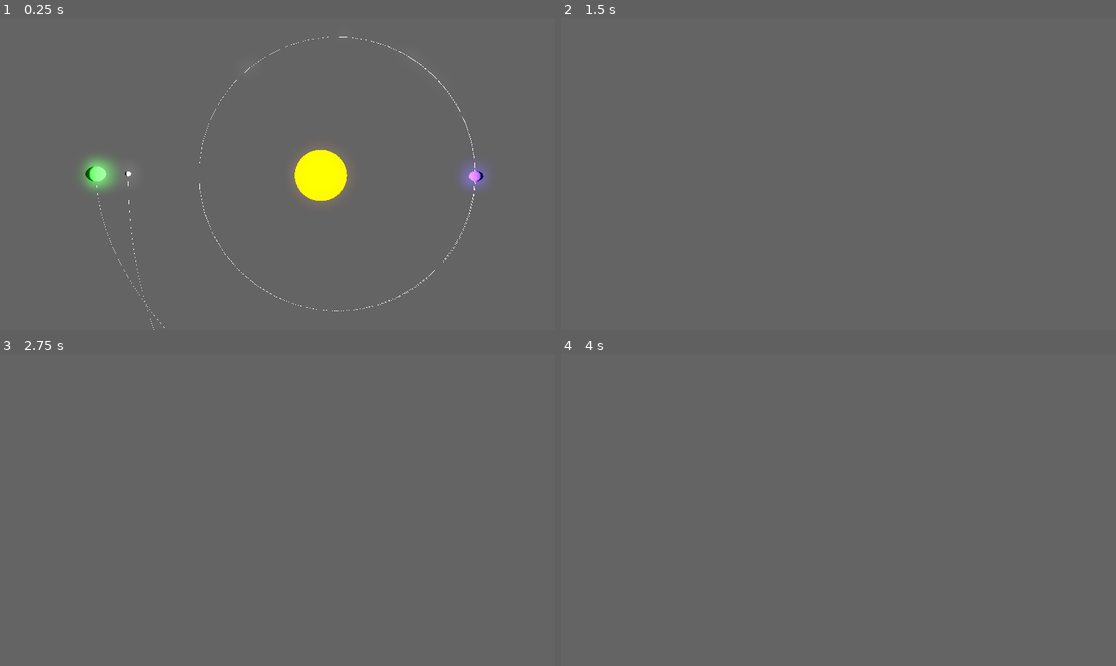
Above: before the commit, frames 1-4 (two rows, left to right).
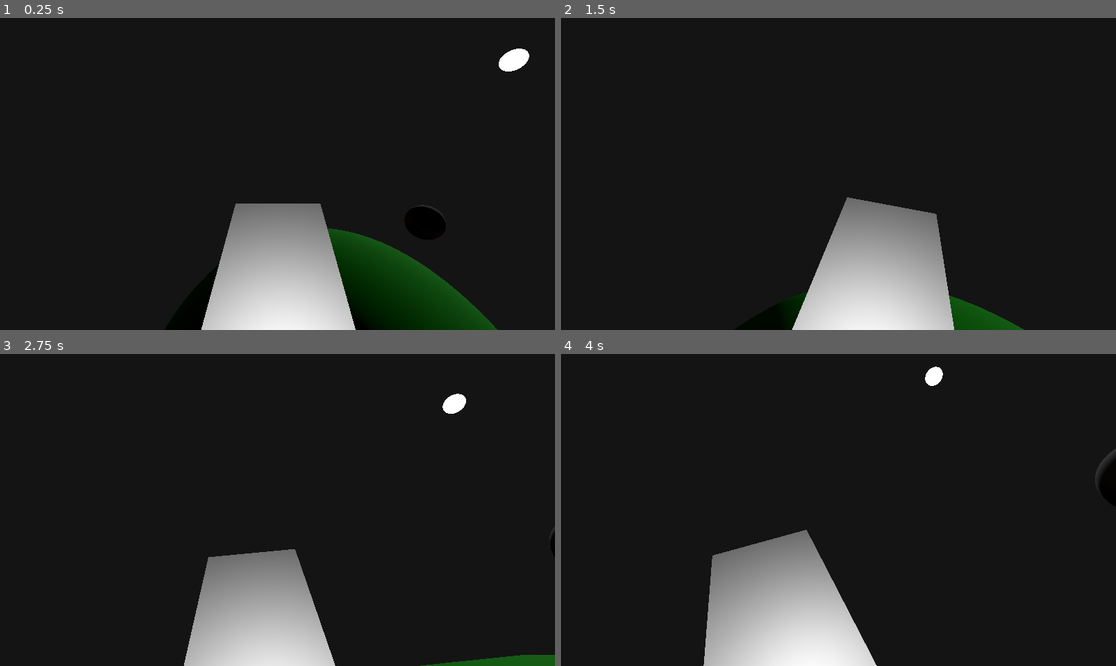
Above: after the commit, the same moments.

Repository: AcctForJudge/Planetary-Gravity-Simulation
Game: Godot game, scene res://Universe/universe.tscn
Two runs of this game, one before a commit and one after it. Both use one fixed random seed, a clock stepped at 60 frames per second and the inputs below.
Inputs (mouse positions are in pixels of both pictures, inside the frame that each line leads up to):
- Up to frame 1 (0.25 s): no input
- Up to frame 2 (1.5 s): tap Enter at 0.5 s; move the mouse to (866, 174) at 0.52 s; hold W (forward) from 0.53 s (still down); tap P (play) at 0.6 s; click (866, 174) at 0.67 s; move the mouse to (810, 174) at 1.27 s; tap H (hide) at 1.35 s; click (810, 174) at 1.42 s
- Up to frame 3 (2.75 s): keep holding W (forward); tap P (play) at 1.55, 2.1 s; move the mouse to (288, 503) at 2.02 s; click (288, 503) at 2.17 s
- Up to frame 4 (4 s): keep holding W (forward); move the mouse to (832, 516) at 2.77 s; tap V (view_mode) at 2.85 s; click (832, 516) at 2.92 s; tap P (play) at 3.05, 3.6 s; move the mouse to (877, 513) at 3.52 s; click (877, 513) at 3.67 s

The runs differ from the first frame. In frame 1, 99% of the frame differs, in the area x 0-100%, y 0-100%; in frame 2, 99%; in frame 3, 99%; in frame 4, 99%.

Commit message:
trying to make a spaceship, also changed some values and distances

Diff:
--- a/HeavenlyBody/heavenly_body.gd
+++ b/HeavenlyBody/heavenly_body.gd
@@ -11,17 +11,27 @@
 	set(value):
 		radius = value if value > 0 else 0.0001
 		values_changed()
+@export_category("Velocity")
 @export var initial_velocity := Vector3.ZERO:
 	set(value):
 		initial_velocity = value
 		values_changed()
+@export_category("Terrain")
+@export var is_star := false
+@export var fnl := FastNoiseLite.new():
+	set(value):
+		fnl = value
+		#generate()
 
 var velocity := Vector3.ZERO
+var mdt = MeshDataTool.new()
 
+var collision_shape_3d := CollisionShape3D.new()
 # Called when the node enters the scene tree for the first time.
 func _ready() -> void:
-	pass # Replace with function body.
-
+	var col := StaticBody3D.new()
+	add_child(col)
+	col.add_child(collision_shape_3d)
 
 # Called every frame. 'delta' is the elapsed time since the previous frame.
 func _process(_delta: float) -> void:
@@ -39,9 +49,49 @@
 func update_position(delta: float):
 	position += velocity * delta
 
+func generate():
+	var arr_mesh = ArrayMesh.new()
+	arr_mesh.add_surface_from_arrays(Mesh.PRIMITIVE_TRIANGLES, mesh.surface_get_arrays(0))
+	mdt.create_from_surface(arr_mesh, 0)
+	for i in range(mdt.get_vertex_count()):
+		var vertex = mdt.get_vertex(i).normalized()
+		# Push out vertex by noise.
+		vertex = vertex * (pow(2, fnl.get_noise_3dv(vertex) * 2)+ radius)
+		mdt.set_vertex(i, vertex)
+
+	# Calculate vertex normals, face-by-face.
+	for i in range(mdt.get_face_count()):
+		# Get the index in the vertex array.
+		var a = mdt.get_face_vertex(i, 0)
+		var b = mdt.get_face_vertex(i, 1)
+		var c = mdt.get_face_vertex(i, 2)
+		# Get vertex position using vertex index.
+		var ap = mdt.get_vertex(a)
+		var bp = mdt.get_vertex(b)
+		var cp = mdt.get_vertex(c)
+		# Calculate face normal.
+		var n = (bp - cp).cross(ap - bp).normalized()
+		# Add face normal to current vertex normal.
+		# This will not result in perfect normals, but it will be close.
+		mdt.set_vertex_normal(a, n + mdt.get_vertex_normal(a))
+		mdt.set_vertex_normal(b, n + mdt.get_vertex_normal(b))
+		mdt.set_vertex_normal(c, n + mdt.get_vertex_normal(c))
+
+	# Run through vertices one last time to normalize normals and
+	# set color to normal.
+	for i in range(mdt.get_vertex_count()):
+		var v = mdt.get_vertex_normal(i).normalized()
+		mdt.set_vertex_normal(i, v)
+		mdt.set_vertex_color(i, Color(v.x, v.y, v.z))
+	arr_mesh.clear_surfaces()
+	mdt.commit_to_surface(arr_mesh)
+	mesh = arr_mesh
+	collision_shape_3d.shape = mesh.create_trimesh_shape()
 
 func values_changed():
 	if mesh is SphereMesh:
 		mesh.radius = radius
 		mesh.height = radius * 2
 	velocity = initial_velocity
+	collision_shape_3d.shape = SphereShape3D.new()
+	collision_shape_3d.shape.radius = radius
--- a/HeavenlyBody/heavenly_body.tscn
+++ b/HeavenlyBody/heavenly_body.tscn
@@ -1,16 +1,9 @@
-[gd_scene load_steps=4 format=3 uid="uid://irg3s83o3d8j"]
+[gd_scene load_steps=3 format=3 uid="uid://irg3s83o3d8j"]
 
 [ext_resource type="Script" uid="uid://6ab6gpfo0tx5" path="res://HeavenlyBody/heavenly_body.gd" id="1_uurpi"]
 
-[sub_resource type="StandardMaterial3D" id="StandardMaterial3D_j7b5l"]
-resource_local_to_scene = true
-
-[sub_resource type="SphereMesh" id="SphereMesh_uurpi"]
-resource_local_to_scene = true
-radius = 1.0
-height = 2.0
+[sub_resource type="FastNoiseLite" id="FastNoiseLite_uurpi"]
 
 [node name="HeavenlyBody" type="MeshInstance3D"]
-material_override = SubResource("StandardMaterial3D_j7b5l")
-mesh = SubResource("SphereMesh_uurpi")
 script = ExtResource("1_uurpi")
+fnl = SubResource("FastNoiseLite_uurpi")
--- /dev/null
+++ b/SpaceShip/spaceship.gd
@@ -0,0 +1,138 @@
+extends CharacterBody3D
+
+@export_category("speed")
+@export var horizontal_speed := 1
+@export var vertical_speed := 1
+@export var rot_speed := 1
+@export var mouse_sense := 0.005
+@export_category("Bodies")
+@export var body_containers: Node3D
+@export var universe: Universe
+
+var bodies: Array
+var look_rotation := Vector2.ZERO
+var mouse_captured := true
+var velocity_from_gravity := Vector3.ZERO
+var velocity_from_movement := Vector3.ZERO
+var main_body : HeavenlyBody
+var should_add_gravity := true
+var yaw: float
+@onready var cam: Node3D = $Cam
+@onready var head: Node3D = $Cam/Head
+
+func _ready() -> void:
+	yaw = rotation_degrees.y
+	look_rotation.y = cam.rotation.y
+	look_rotation.x = head.rotation.x
+	Input.mouse_mode = Input.MOUSE_MODE_CAPTURED
+	bodies = body_containers.get_children()
+	print(bodies)
+
+func _unhandled_input(event: InputEvent) -> void:
+	if event is InputEventMouseMotion and mouse_captured:
+		rotate_look(event.relative)
+	if Input.is_mouse_button_pressed(MOUSE_BUTTON_LEFT):
+		Input.mouse_mode = Input.MOUSE_MODE_CAPTURED
+		mouse_captured = true
+	if Input.is_mouse_button_pressed(MOUSE_BUTTON_RIGHT) or Input.is_physical_key_pressed(KEY_ESCAPE):
+		Input.mouse_mode = Input.MOUSE_MODE_VISIBLE
+		mouse_captured = false
+
+func _physics_process(delta: float) -> void:
+	handle_movement(delta)
+	if universe.play and should_add_gravity:
+		var forces: Array = []
+		var strongest_force := Vector3.ZERO
+		var second_strongest_force := Vector3.ZERO
+		for body in bodies:
+			var sqr_dist = position.distance_squared_to(body.position)
+			var dir = position.direction_to(body.position)
+			var force: Vector3 = dir * Universe.G * body.mass / sqr_dist # force = acc cuz mass cancel
+			forces.append(force)
+			if force.length_squared() > strongest_force.length_squared():
+				second_strongest_force = strongest_force
+				strongest_force = force
+				main_body = body
+
+		if strongest_force.length_squared() > second_strongest_force.length_squared() * 2:
+			velocity_from_gravity += strongest_force
+
+		else:
+			velocity_from_gravity += sum(forces)
+		#print()
+	if universe.play and should_add_gravity:
+		velocity = velocity_from_gravity + velocity_from_movement
+	else:
+		velocity = velocity_from_movement
+	#printt(velocity_from_movement, velocity_from_gravity)
+	#printt(velocity, velocity_from_gravity, velocity_from_movement)
+	print(should_add_gravity)
+	move_and_slide()
+
+func handle_movement(delta):
+	var x = Input.get_axis("left", "right")
+	var z = Input.get_axis("backward", "forward")
+	var y = Input.get_axis("up", "down")
+
+	if x > 0:
+		thrust_left()
+	elif x < 0:
+		thrust_right()
+	if y > 0:
+		thrust_up()
+	elif y < 0:
+		thrust_down()
+	if z > 0:
+		thrust_forwards()
+	elif z < 0:
+		thrust_backwards()
+	velocity_from_movement.x = clamp(velocity_from_movement.x, -20, 20)
+	velocity_from_movement.y = clamp(velocity_from_movement.y, -20, 20)
+	velocity_from_movement.z = clamp(velocity_from_movement.z, -20, 20)
+	if !(x or y or z):
+		velocity_from_movement = lerp(velocity_from_movement, Vector3.ZERO, delta * 2)
+
+
+func thrust_forwards():
+	velocity_from_movement += vertical_speed * -transform.basis.z
+func thrust_backwards():
+	velocity_from_movement += vertical_speed * transform.basis.z
+func thrust_left():
+	yaw -= rot_speed
+	rotation_degrees.y = lerp(rotation_degrees.y, yaw, rot_speed)
+func thrust_right():
+	yaw += rot_speed
+	rotation_degrees.y = lerp(rotation_degrees.y, yaw, rot_speed)
+func thrust_up():
+	velocity_from_movement += vertical_speed * -transform.basis.y
+func thrust_down():
+	velocity_from_movement += vertical_speed * transform.basis.y
+
+func rotate_look(rot_input : Vector2):
+	look_rotation.x -= rot_input.y * mouse_sense
+	look_rotation.x = clamp(look_rotation.x, deg_to_rad(-85), deg_to_rad(85))
+
+	look_rotation.y -= rot_input.x * mouse_sense
+	look_rotation.y = clamp(look_rotation.y, deg_to_rad(-85), deg_to_rad(85))
+
+	cam.transform.basis = Basis()
+	cam.rotate_y(look_rotation.y)
+	head.transform.basis = Basis()
+	head.rotate_x(look_rotation.x)
+
+func sum(array: Array) -> Vector3:
+	var s = Vector3.ZERO
+	for i in array:
+		s += i
+	return s
+
+
+func _on_area_3d_body_entered(_body: Node3D) -> void:
+	print("entered")
+
+	should_add_gravity = false
+	velocity_from_gravity = Vector3.ZERO
+
+func _on_area_3d_body_exited(_body: Node3D) -> void:
+	print_rich("[color=green]exitd[/color]")
+	should_add_gravity = true
--- /dev/null
+++ b/SpaceShip/spaceship.tscn
@@ -0,0 +1,49 @@
+[gd_scene load_steps=6 format=3 uid="uid://dwipajhr0a2xp"]
+
+[ext_resource type="Script" uid="uid://4n6vrylf8e46" path="res://SpaceShip/spaceship.gd" id="1_a5f6o"]
+
+[sub_resource type="StandardMaterial3D" id="StandardMaterial3D_a5f6o"]
+emission_enabled = true
+
+[sub_resource type="BoxMesh" id="BoxMesh_k0ly7"]
+size = Vector3(1.52, 0.61, 2.38)
+
+[sub_resource type="BoxShape3D" id="BoxShape3D_a5f6o"]
+size = Vector3(1.52, 0.61, 2.38)
+
+[sub_resource type="BoxShape3D" id="BoxShape3D_py7oe"]
+size = Vector3(2, 1, 2.5)
+
+[node name="SpaceShip" type="CharacterBody3D"]
+collision_layer = 2
+motion_mode = 1
+script = ExtResource("1_a5f6o")
+vertical_speed = 20
+
+[node name="MeshInstance3D" type="MeshInstance3D" parent="."]
+material_override = SubResource("StandardMaterial3D_a5f6o")
+mesh = SubResource("BoxMesh_k0ly7")
+
+[node name="CollisionShape3D" type="CollisionShape3D" parent="."]
+shape = SubResource("BoxShape3D_a5f6o")
+
+[node name="Cam" type="Node3D" parent="."]
+transform = Transform3D(1, 0, 0, 0, 0.99999994, 0, 0, 0, 0.99999994, 0, 2.667367, 1.8801417)
+
+[node name="Head" type="Node3D" parent="Cam"]
+transform = Transform3D(1, 0, 0, 0, 0.85405046, 0.52018994, 0, -0.52019006, 0.85405046, 0, 0, 0)
+
+[node name="Camera3D" type="Camera3D" parent="Cam/Head"]
+transform = Transform3D(1, 0, 7.450581e-09, 0, 1.0000001, 2.9802322e-08, 0, 0, 1.0000002, -0.008874863, 0.111249566, -0.20810175)
+current = true
+
+[node name="Area3D" type="Area3D" parent="."]
+
+[node name="CollisionShape3D" type="CollisionShape3D" parent="Area3D"]
+shape = SubResource("BoxShape3D_py7oe")
+
+[node name="OmniLight3D" type="OmniLight3D" parent="."]
+transform = Transform3D(0.99909186, 0, -0.042608038, 0, 1, 0, 0.042608038, 0, 0.99909186, 0.0585084, 1.2511338, 1.1244411)
+
+[connection signal="body_entered" from="Area3D" to="." method="_on_area_3d_body_entered"]
+[connection signal="body_exited" from="Area3D" to="." method="_on_area_3d_body_exited"]
--- a/Universe/universe.gd
+++ b/Universe/universe.gd
@@ -8,7 +8,7 @@
 	NONE,
 }
 
-const G = 6.67e-11
+const G = 1#6.67e-11
 
 @export_category("Reference")
 @export var relative_to_body: bool = false
@@ -21,6 +21,10 @@
 @export_range(0.01, 0.1, 0.01, "or_greater") var time_step : float = 0.01
 ## positions are added to array each process, but only the nth one will get added to the mesh
 @export var orbit_mode: Orbit = Orbit.FUTURE
+
+@export_category("generate_terrain Terrain")
+@export var generate_terrain := false
+@export var reset := false
 
 var orbit_mesh_steps := 2
 var all_bodies : Array[HeavenlyBody]
@@ -32,9 +36,9 @@
 var orbits_array: Array[Path3D]
 var mesh_instances_array: Array[MeshInstance3D]
 var viewport : Viewport
-
 @onready var heavenly_bodies_container: Node3D = $HeavenlyBodies
 @onready var orbits: Node3D = $Orbits
+
 # Called when the node enters the scene tree for the first time.
 func _ready() -> void:
 	for child in heavenly_bodies_container.get_children():
@@ -50,7 +54,6 @@
 			orbit.add_child(mesh_instance)
 			orbits_array.append(orbit)
 			mesh_instances_array.append(mesh_instance)
-
 			all_bodies.append(child)
 			body_positions.append([])
 	viewport = get_viewport()
@@ -68,8 +71,20 @@
 					last_orbit_mode = Orbit.FUTURE
 			Orbit.NONE:
 				hide_orbits()
-
-
+	if reset:
+		for body in heavenly_bodies_container.get_children():
+			body.mesh = SphereMesh.new()
+			body.mesh.radius = body.radius
+			body.mesh.height = body.radius * 2
+			body.collision_shape_3d.shape = SphereShape3D.new()
+			body.collision_shape_3d.shape.radius = body.radius
+		reset = false
+
+	if generate_terrain:
+		for body in heavenly_bodies_container.get_children():
+			if !body.is_star:
+				body.generate()
+		generate_terrain = false
 func _unhandled_input(_event: InputEvent) -> void:
 	if Input.is_action_just_pressed("play"):
 		play = !play
@@ -155,24 +170,24 @@
 
 func draw_orbits(i: int, draw_points: Array):
 	# some error occurs in the c++ source code when two successive points are the same
-	var dist = $Camera.position.distance_squared_to(orbits_array[i].position)
-	if dist < 2000:
-		orbit_mesh_steps = 2
-	elif dist < 4000:
-		orbit_mesh_steps = 3
-	else:
-		orbit_mesh_steps = 4
+	#var dist = $Camera.position.distance_squared_to(orbits_array[i].position)
+	#if dist < 2000:
+		#orbit_mesh_steps = 2
+	#elif dist < 4000:
+		#orbit_mesh_steps = 3
+	#else:
+		#orbit_mesh_steps = 4
 
 	var prev_pos: Vector3 = Vector3.ZERO
 	var curve := Curve3D.new()
 	var c = 0
 	for pos: Vector3 in draw_points[i]:
-		if !pos.is_equal_approx(prev_pos) and c % orbit_mesh_steps == 0:
+		if !pos.is_equal_approx(prev_pos) and c % 2 == 0:
 			curve.add_point(pos)
 		c += 1
 		prev_pos = pos
 	orbits_array[i].curve = curve
-	mesh_instances_array[i].mesh = generate_mesh(orbits_array[i])
+	mesh_instances_array[i].mesh = generate_mesh(orbits_array[i], 0.3)
 
 func hide_orbits():
 	for i in orbits.get_child_count():
--- a/Universe/universe.tscn
+++ b/Universe/universe.tscn
@@ -1,114 +1,128 @@
-[gd_scene load_steps=17 format=3 uid="uid://brx4cveefbkom"]
+[gd_scene load_steps=20 format=3 uid="uid://brx4cveefbkom"]
 
 [ext_resource type="Script" uid="uid://b5bfgoutmjrax" path="res://Universe/universe.gd" id="1_6q408"]
 [ext_resource type="Texture2D" uid="uid://c3whsjkev0age" path="res://Sky Panaromas/starmap_g4k.jpg" id="2_5gdbb"]
-[ext_resource type="PackedScene" uid="uid://irg3s83o3d8j" path="res://HeavenlyBody/heavenly_body.tscn" id="2_nyc2w"]
-[ext_resource type="PackedScene" uid="uid://xwftssu4hp7o" path="res://Camera/camera.tscn" id="3_h0gil"]
+[ext_resource type="PackedScene" uid="uid://dwipajhr0a2xp" path="res://SpaceShip/spaceship.tscn" id="4_5gdbb"]
 [ext_resource type="Script" uid="uid://6ab6gpfo0tx5" path="res://HeavenlyBody/heavenly_body.gd" id="4_6326s"]
 
-[sub_resource type="PanoramaSkyMaterial" id="PanoramaSkyMaterial_xs1tn"]
+[sub_resource type="PanoramaSkyMaterial" id="PanoramaSkyMaterial_5gdbb"]
 panorama = ExtResource("2_5gdbb")
 
-[sub_resource type="Sky" id="Sky_6326s"]
-sky_material = SubResource("PanoramaSkyMaterial_xs1tn")
+[sub_resource type="Sky" id="Sky_5gdbb"]
+sky_material = SubResource("PanoramaSkyMaterial_5gdbb")
 
 [sub_resource type="Environment" id="Environment_5gdbb"]
 background_mode = 1
 background_color = Color(0.07683582, 0.07683582, 0.0768358, 1)
-sky = SubResource("Sky_6326s")
+sky = SubResource("Sky_5gdbb")
 ambient_light_source = 3
-tonemap_mode = 2
-glow_enabled = true
-adjustment_enabled = true
+ssao_power = 0.016634947
+ssil_sharpness = 0.0
+ssil_normal_rejection = 0.0
+sdfgi_bounce_feedback = 0.0
+sdfgi_min_cell_size = 2.7112305
+
+[sub_resource type="StandardMaterial3D" id="StandardMaterial3D_6326s"]
+emission_enabled = true
+emission = Color(1, 1, 1, 1)
+emission_energy_multiplier = 16.0
+
+[sub_resource type="SphereMesh" id="SphereMesh_6326s"]
+radius = 100.0
+height = 200.0
+
+[sub_resource type="FastNoiseLite" id="FastNoiseLite_xs1tn"]
 
 [sub_resource type="StandardMaterial3D" id="StandardMaterial3D_5w2eq"]
-albedo_color = Color(1, 0.6156863, 0, 1)
-emission_enabled = true
-emission = Color(1, 0.6156863, 0, 1)
-emission_energy_multiplier = 1.5
+albedo_color = Color(0, 0, 1, 1)
 
-[sub_resource type="SphereMesh" id="SphereMesh_6326s"]
-resource_local_to_scene = true
+[sub_resource type="SphereMesh" id="SphereMesh_5gdbb"]
+radius = 20.0
+height = 40.0
+
+[sub_resource type="FastNoiseLite" id="FastNoiseLite_wn7ko"]
+
+[sub_resource type="StandardMaterial3D" id="StandardMaterial3D_5gdbb"]
+albedo_color = Color(0, 1, 0, 1)
+
+[sub_resource type="SphereMesh" id="SphereMesh_xs1tn"]
 radius = 50.0
 height = 100.0
 
-[sub_resource type="StandardMaterial3D" id="StandardMaterial3D_5gdbb"]
-resource_local_to_scene = true
-albedo_color = Color(0.21960784, 0, 1, 1)
+[sub_resource type="FastNoiseLite" id="FastNoiseLite_5w2eq"]
 
-[sub_resource type="SphereMesh" id="SphereMesh_xs1tn"]
-resource_local_to_scene = true
+[sub_resource type="StandardMaterial3D" id="StandardMaterial3D_xs1tn"]
+albedo_color = Color(0.62152386, 0.62152386, 0.6215238, 1)
+
+[sub_resource type="SphereMesh" id="SphereMesh_5w2eq"]
 radius = 10.0
 height = 20.0
 
-[sub_resource type="StandardMaterial3D" id="StandardMaterial3D_xs1tn"]
-albedo_color = Color(0, 1, 0, 1)
-
-[sub_resource type="SphereMesh" id="SphereMesh_5w2eq"]
-radius = 15.0
-height = 30.0
-
-[sub_resource type="StandardMaterial3D" id="StandardMaterial3D_p3x1f"]
-
-[sub_resource type="SphereMesh" id="SphereMesh_wn7ko"]
-radius = 5.0
-height = 10.0
+[sub_resource type="FastNoiseLite" id="FastNoiseLite_p3x1f"]
 
 [node name="Universe" type="Node3D" node_paths=PackedStringArray("central_body")]
 script = ExtResource("1_6q408")
 relative_to_body = true
-central_body = NodePath("HeavenlyBodies/Sun")
-time_step = 2.05
+central_body = NodePath("HeavenlyBodies/Planet2")
+orbit_mode = 2
 
 [node name="WorldEnvironment" type="WorldEnvironment" parent="."]
 environment = SubResource("Environment_5gdbb")
 
-[node name="Camera" parent="." instance=ExtResource("3_h0gil")]
-transform = Transform3D(1, 0, 0, 0, -4.3711385e-08, 0.99999994, 0, -0.99999994, -4.3711385e-08, -83.96838, 400, -2.7069511)
-move_speed = 100.0
-
 [node name="HeavenlyBodies" type="Node3D" parent="."]
 
-[node name="Sun" parent="HeavenlyBodies" instance=ExtResource("2_nyc2w")]
+[node name="Star" type="MeshInstance3D" parent="HeavenlyBodies"]
+material_override = SubResource("StandardMaterial3D_6326s")
+mesh = SubResource("SphereMesh_6326s")
+script = ExtResource("4_6326s")
+mass = 100000.0
+radius = 100.0
+is_star = true
+fnl = SubResource("FastNoiseLite_xs1tn")
+metadata/_custom_type_script = "uid://6ab6gpfo0tx5"
+
+[node name="OmniLight3D" type="OmniLight3D" parent="HeavenlyBodies/Star"]
+omni_range = 4096.0
+omni_attenuation = 0.1
+
+[node name="Planet" type="MeshInstance3D" parent="HeavenlyBodies"]
+transform = Transform3D(1, 0, 0, 0, 1, 0, 0, 0, 1, 0, 0, 1432.2361)
 material_override = SubResource("StandardMaterial3D_5w2eq")
-cast_shadow = 0
-mesh = SubResource("SphereMesh_6326s")
-skeleton = NodePath("../..")
-mass = 100000000000000.0
-radius = 50.0
+mesh = SubResource("SphereMesh_5gdbb")
+script = ExtResource("4_6326s")
+mass = 5000.0
+radius = 20.0
+initial_velocity = Vector3(-8.35, 0, 0)
+fnl = SubResource("FastNoiseLite_wn7ko")
+metadata/_custom_type_script = "uid://6ab6gpfo0tx5"
 
-[node name="OmniLight3D" type="OmniLight3D" parent="HeavenlyBodies/Sun"]
-light_energy = 16.0
-omni_range = 4096.0
-omni_attenuation = 0.016
-
-[node name="Planet" parent="HeavenlyBodies" instance=ExtResource("2_nyc2w")]
-transform = Transform3D(1, 0, 0, 0, 1, 0, 0, 0, 1, 306.598, 0, 1.533)
+[node name="Planet2" type="MeshInstance3D" parent="HeavenlyBodies"]
+transform = Transform3D(1, 0, 0, 0, 1, 0, 0, 0, 1, 0, 0, -3301.1255)
 material_override = SubResource("StandardMaterial3D_5gdbb")
 mesh = SubResource("SphereMesh_xs1tn")
-skeleton = NodePath("../Sun")
-mass = 100000000000.0
-radius = 10.0
-initial_velocity = Vector3(0, 0, 4.365)
+script = ExtResource("4_6326s")
+mass = 5000.0
+radius = 50.0
+initial_velocity = Vector3(-5.13, 0, 0)
+fnl = SubResource("FastNoiseLite_5w2eq")
+metadata/_custom_type_script = "uid://6ab6gpfo0tx5"
 
-[node name="Planet2" type="MeshInstance3D" parent="HeavenlyBodies"]
-transform = Transform3D(1, 0, 0, 0, 1, 0, 0, 0, 1, -441.08414, 0, -2.7069511)
+[node name="Moon" type="MeshInstance3D" parent="HeavenlyBodies"]
+transform = Transform3D(1, 0, 0, 0, 1, 0, 0, 0, 1, 0.38397217, 0, -3196.603)
 material_override = SubResource("StandardMaterial3D_xs1tn")
 mesh = SubResource("SphereMesh_5w2eq")
 script = ExtResource("4_6326s")
-mass = 1000000000000.0
-radius = 15.0
-initial_velocity = Vector3(0, 0, 4.095)
-metadata/_custom_type_script = "uid://6ab6gpfo0tx5"
-
-[node name="Moon" type="MeshInstance3D" parent="HeavenlyBodies"]
-transform = Transform3D(1, 0, 0, 0, 1, 0, 0, 0, 1, -378.3215, 0, -3.0947309)
-material_override = SubResource("StandardMaterial3D_p3x1f")
-mesh = SubResource("SphereMesh_wn7ko")
-script = ExtResource("4_6326s")
-mass = 1000000000000.0
-radius = 5.0
-initial_velocity = Vector3(0, 0, 5.765)
+mass = 1000.0
+radius = 10.0
+initial_velocity = Vector3(-12.925, 0, 0)
+fnl = SubResource("FastNoiseLite_p3x1f")
 metadata/_custom_type_script = "uid://6ab6gpfo0tx5"
 
 [node name="Orbits" type="Node3D" parent="."]
+
+[node name="SpaceShip" parent="." node_paths=PackedStringArray("body_containers", "universe") instance=ExtResource("4_5gdbb")]
+transform = Transform3D(-0.70211583, 0, -0.7120627, 0, 1, 0, 0.7120627, 0, -0.70211583, 0, 84.31015, -3319.0415)
+platform_on_leave = 2
+horizontal_speed = 10
+body_containers = NodePath("../HeavenlyBodies")
+universe = NodePath("..")
--- a/orbit_path_try.gd
+++ /dev/null
@@ -1,63 +0,0 @@
-@tool
-class_name OrbitPathMesh
-extends Node3D
-
-
-
-func generate_mesh(path_3d: Path3D, thickness:= 0.1) -> ArrayMesh:
-	var st := SurfaceTool.new()
-
-	st.begin(Mesh.PRIMITIVE_TRIANGLES)
-	var curve := path_3d.curve
-	for i in curve.point_count - 1:
-		var p1 = curve.get_point_position(i)
-		var p2 = curve.get_point_position(i + 1)
-
-		var i00 = p1 + Vector3(-1, -1, 0) * thickness
-		var i01 = p1 + Vector3(-1, 1, 0) * thickness
-		var i02 = p1 + Vector3(1, -1, 0) * thickness
-		var i03 = p1 + Vector3(1, 1, 0) * thickness
-		var i10 = p2 + Vector3(-1, -1, 0) * thickness
-		var i11 = p2 + Vector3(-1, 1, 0) * thickness
-		var i12 = p2 + Vector3(1, -1, 0) * thickness
-		var i13 = p2 + Vector3(1, 1, 0) * thickness
-
-		# bottom
-		st.add_vertex(i10)
-		st.add_vertex(i02)
-		st.add_vertex(i00)
-
-		st.add_vertex(i10)
-		st.add_vertex(i12)
-		st.add_vertex(i02)
-
-		# front
-		st.add_vertex(i12)
-		st.add_vertex(i03)
-		st.add_vertex(i02)
-
-		st.add_vertex(i12)
-		st.add_vertex(i13)
-		st.add_vertex(i03)
-
-		# top
-		st.add_vertex(i13)
-		st.add_vertex(i11)
-		st.add_vertex(i03)
-
-		st.add_vertex(i03)
-		st.add_vertex(i11)
-		st.add_vertex(i01)
-
-		# back
-		st.add_vertex(i01)
-		st.add_vertex(i10)
-		st.add_vertex(i00)
-
-		st.add_vertex(i10)
-		st.add_vertex(i01)
-		st.add_vertex(i11)
-	st.index()
-
-	var mesh := st.commit()
-	return mesh
--- a/orbit_path_try.tscn
+++ /dev/null
@@ -1,8 +0,0 @@
-[gd_scene load_steps=2 format=3 uid="uid://cii7csyyi8p55"]
-
-[ext_resource type="Script" uid="uid://bhpplg8gflpp1" path="res://orbit_path_try.gd" id="1_c5cgp"]
-
-[node name="Node3D" type="Node3D" node_paths=PackedStringArray("path_3d")]
-script = ExtResource("1_c5cgp")
-points = Array[Vector3]([Vector3(0, 0, 0), Vector3(0, 0, 0), Vector3(0, 0, 0)])
-path_3d = NodePath("")
Not shown, added: SpaceShip/spaceship.gd.uid
Not shown, removed: orbit_path_try.gd.uid
